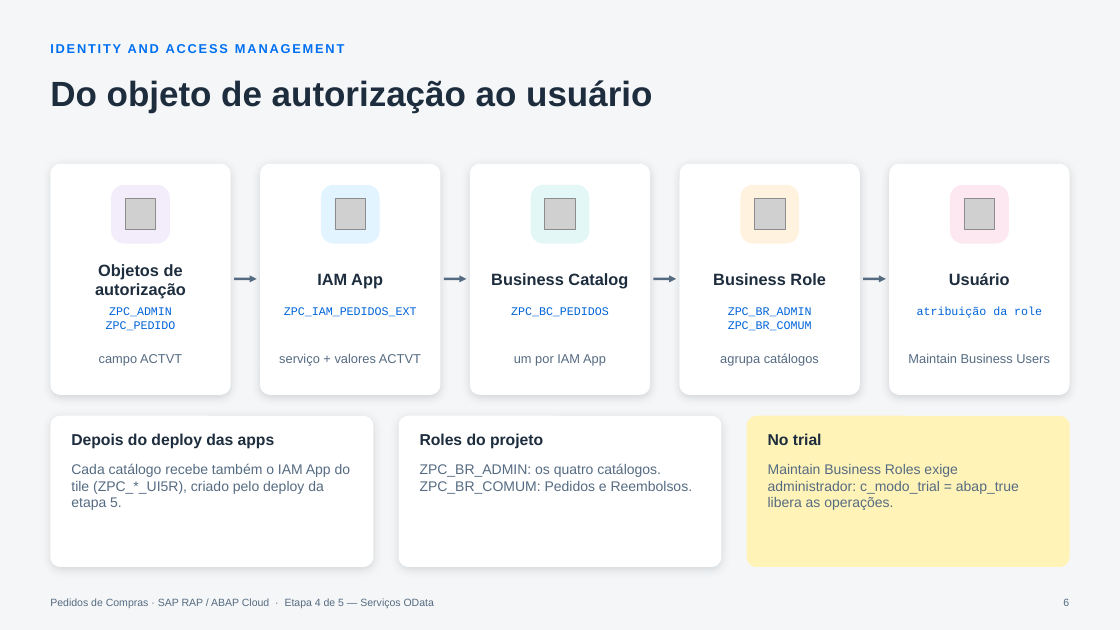
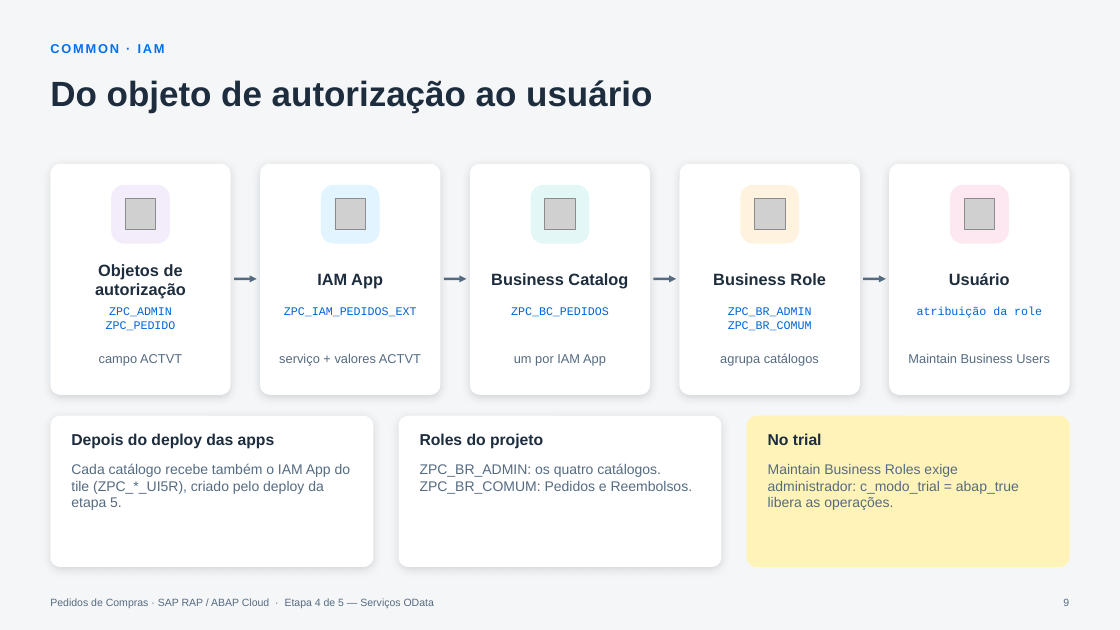
Before and after one commit to AdrianoBispo/sap-abap-rap-pedidos-de-compras-app, a slide deck: slide 9 of docs/apresentacoes/04-servicos-odata.pptx (slide 6 before the commit). Drawn at 1120x630 pixels with LibreOffice and Linux fonts; fonts in the diff are those of the drawing; grey boxes stand for pictures. Boxes give left, top, right and bottom in pixels: in the first picture for what was removed or moved away, otherwise in the second. Text is boxed around its words. In the diff, an @@ line names an element or a change of style, - is before the commit and + after.

```diff
--- a/docs/apresentacoes/04-servicos-odata.pptx
+++ b/docs/apresentacoes/04-servicos-odata.pptx
@@ text at bbox=[50, 44, 165, 53]: text changed @@
-IDENTITY AND ACCESS MANAGEMENT
+COMMON · IAM
```
Also in this commit, not shown: 7 other slides changed, 12 slides added.
